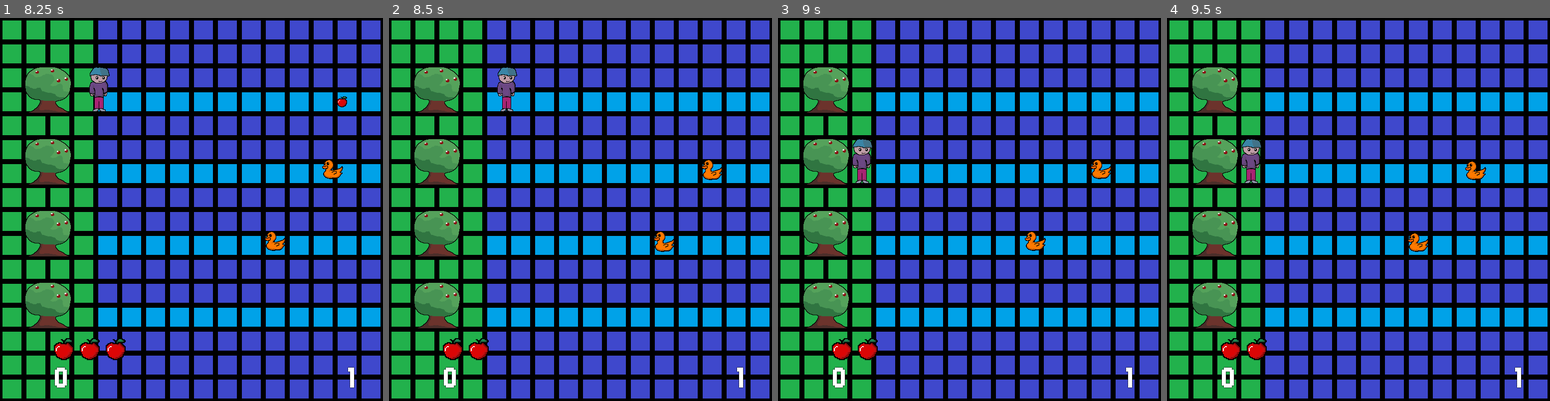
Above: before the commit, frames 1-4 (left to right).
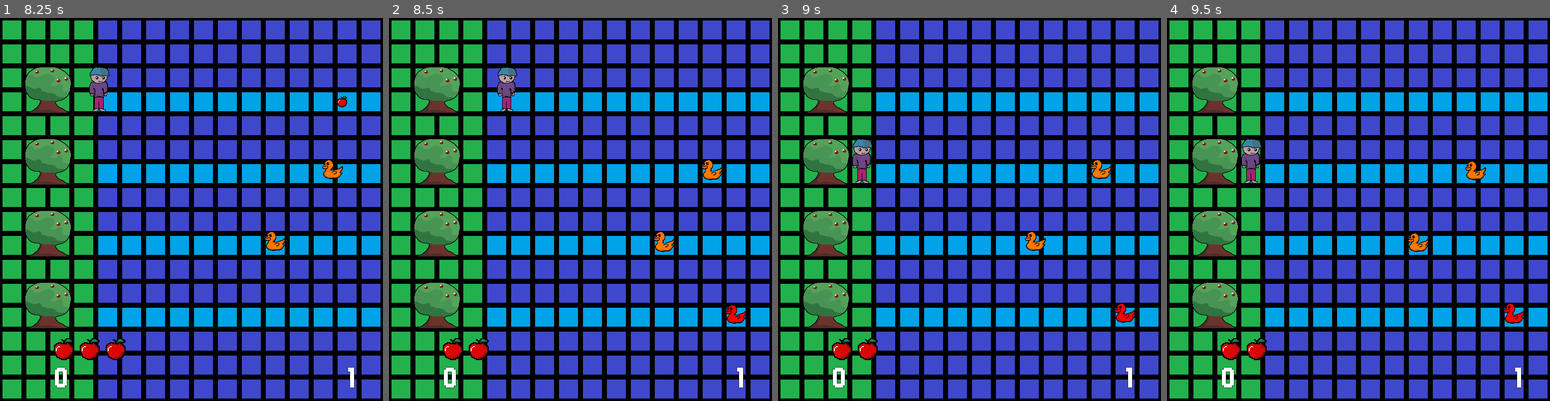
Above: after the commit, the same moments.

Repository: CamComDuck/TapTheDucks
Game: Godot game, scene res://title/title.tscn
Same seed, same stepped clock (60 frames per second), same inputs: the game is played once before the commit and once after it.
Inputs:
- Up to frame 1 (8.25 s): click "Start" at 0.5 s; tap Enter at 1.25, 4.25 s; hold D (interact_right) 1.28-2.03 s; hold S (move_down) 2.03-2.78 s; tap Space at 2.75 s; hold D (interact_right) 2.78-3.53 s; hold W (move_up) 3.53-4.28 s; hold A (interact_left) 4.28-5.78 s; hold S (move_down) 5.78-6.53 s; hold D (interact_right) 6.53-7.28 s; hold W (move_up) 7.28-8.03 s; hold D (interact_right) from 8.03 s (still down)
- Up to frame 2 (8.5 s): keep holding D (interact_right)
- Up to frame 3 (9 s): release D (interact_right) at 8.78 s; hold S (move_down) from 8.78 s (still down)
- Up to frame 4 (9.5 s): keep holding S (move_down)

Frame 1 is identical in both runs. In frame 2, 0.2% of the frame differs, in the area x 88-94%, y 75-80%; in frame 3, 0.2%; in frame 4, 0.2%, in the area x 88-94%, y 74-80%.

Commit message:
Update README and remove testing variables

Diff:
--- a/project/duck/duck.gd
+++ b/project/duck/duck.gd
@@ -82,7 +82,8 @@
 		if _tween != null:
 			_tween.kill()
 	else:
-		move_timer.start()
+		if base_duck_sprite.animation != "eating":
+			move_timer.start()
 		base_duck_sprite.play()
 
 func _on_move_timer_timeout() -> void:
--- a/project/level/level.gd
+++ b/project/level/level.gd
@@ -10,7 +10,7 @@
 
 var _current_points := 0
 var _current_round := 1
-var _round_max_ducks := 2
+var _round_max_ducks := 100
 var _round_current_ducks := 0
 var _ducks_finished := 0
 
@@ -186,6 +186,13 @@
 	new_duck.global_position = _duck_positions[new_duck_lane].global_position
 
 
+func _restart_duck_spawn_timer() -> void:
+	var _duck_spawn_min_sec := 2
+	var _duck_spawn_max_sec := 4
+	duck_spawn_timer.wait_time = randf_range(_duck_spawn_min_sec, _duck_spawn_max_sec)
+	duck_spawn_timer.start()
+
+
 func _on_life_lost() -> void:
 	if not GameInfo.game_paused:
 		GameInfo.lives -= 1
@@ -311,13 +318,6 @@
 	_restart_duck_spawn_timer()
 
 
-func _restart_duck_spawn_timer() -> void:
-	var _duck_spawn_min_sec := 2
-	var _duck_spawn_max_sec := 4
-	duck_spawn_timer.wait_time = randf_range(_duck_spawn_min_sec, _duck_spawn_max_sec)
-	duck_spawn_timer.start()
-
-
 func _on_lane_end_player_side_body_entered(body: Node2D) -> void:
 	if body is Duck:
 		_ducks_finished += 1
@@ -333,7 +333,7 @@
 		_current_ducks_swimming.erase(body)
 		body.queue_free()
 
-		if _current_points >= 5000 and _ducks_finished == _round_max_ducks:
+		if _current_points >= 2000 and _ducks_finished == _round_max_ducks:
 			_allow_input = false
 			game_overlay.game_end(true)
 			GameInfo.game_paused = true
--- a/project/minigame/minigame.gd
+++ b/project/minigame/minigame.gd
@@ -128,7 +128,7 @@
 	elif Input.is_action_just_pressed("interact_right"):
 		_allow_input = false
 		_player_current_spot_index += 1
-		if _player_current_spot_index == 5:
+		if _player_current_spot_index == 6:
 			_player_current_spot_index = 0
 		AudioController.play_sound_player_move()
 		var tween : Tween = get_tree().create_tween()
@@ -140,7 +140,7 @@
 		_allow_input = false
 		_player_current_spot_index -= 1
 		if _player_current_spot_index == -1:
-			_player_current_spot_index = 4
+			_player_current_spot_index = 5
 		AudioController.play_sound_player_move()
 		var tween : Tween = get_tree().create_tween()
 		tween.tween_property(player, "global_position",_player_positions[_player_current_spot_index].global_position, 0.1).set_ease(Tween.EASE_OUT)
@@ -225,7 +225,7 @@
 		if _is_extra_life_round:
 			_life_found = true
 
-		_points_eared = 75
+		_points_eared = 100
 	else:
 		await _on_reveal_spot(_selected_spot, false, false)
 		AudioController.pause_sound_minigame_music()
--- a/project/title/title.tscn
+++ b/project/title/title.tscn
@@ -256,7 +256,7 @@
 [node name="Label" type="Label" parent="HelpContainer/VBoxContainer"]
 layout_mode = 2
 theme_override_font_sizes/font_size = 25
-text = "Achieve 5,000 Points to Win"
+text = "Achieve 2,000 Points to Win"
 horizontal_alignment = 1
 
 [node name="HBoxContainer4" type="HBoxContainer" parent="HelpContainer/VBoxContainer"]
Not shown, changed: README.md
